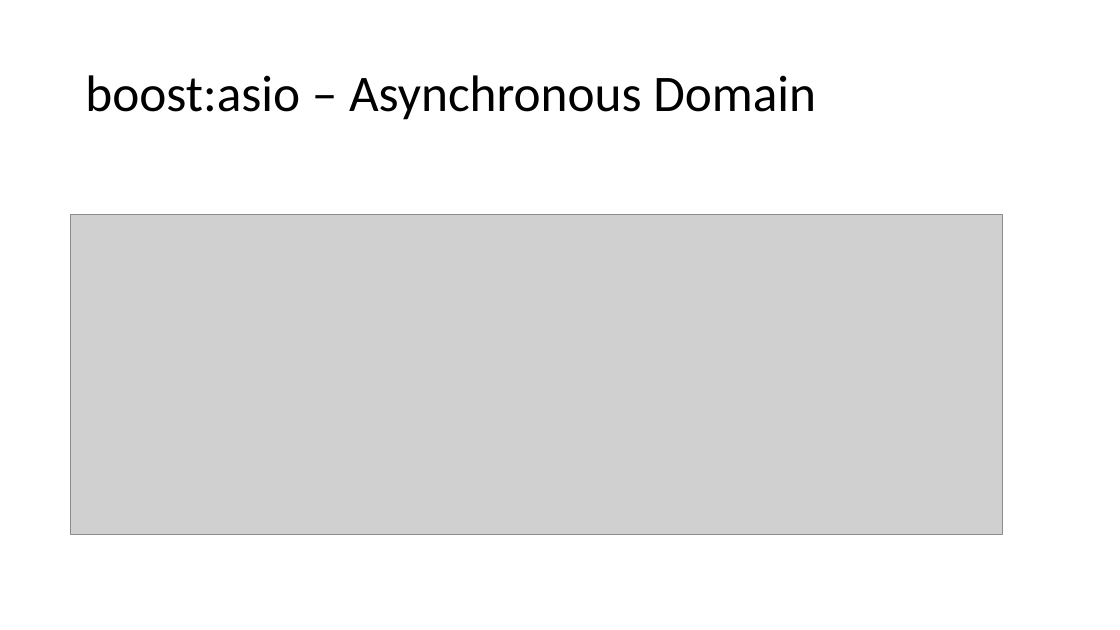
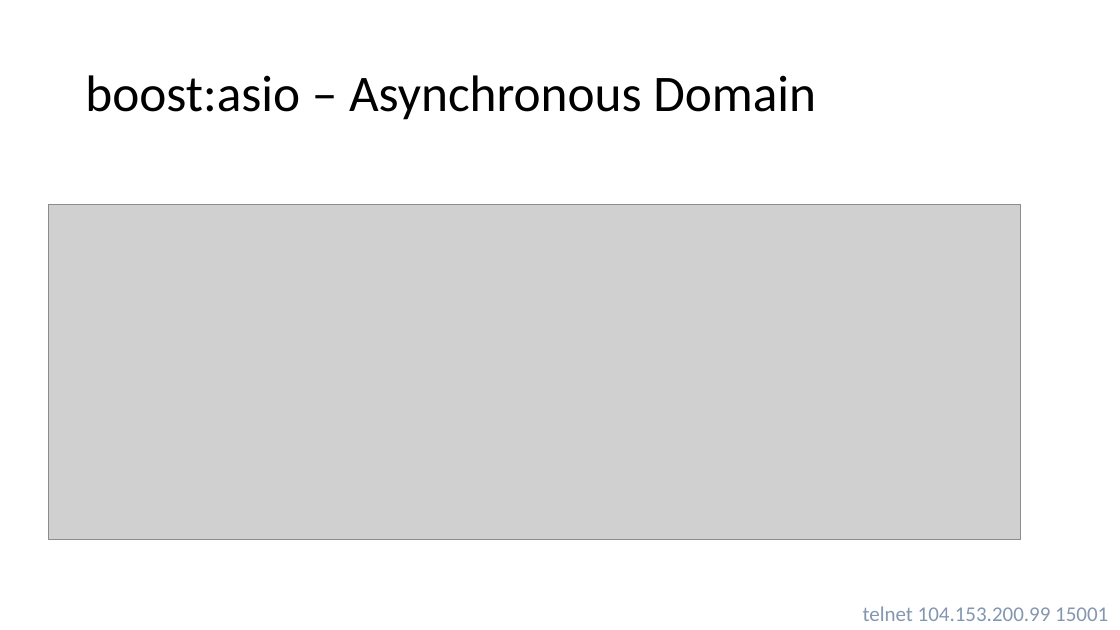
Before and after one commit to charleslucas/tbdmud, a slide deck: slide 3 of docs/TBDMud.pptx. Drawn at 1120x630 pixels with LibreOffice and Linux fonts; fonts in the diff are those of the drawing; grey boxes stand for pictures. Boxes give left, top, right and bottom in pixels: in the first picture for what was removed or moved away, otherwise in the second. Text is boxed around its words. In the diff, an @@ line names an element or a change of style, - is before the commit and + after.

```diff
--- a/docs/TBDMud.pptx
+++ b/docs/TBDMud.pptx
@@ picture: place and size @@
-picture at box(71, 214, 1002, 535)
+picture at box(49, 205, 1022, 539)
@@ text added at box(863, 606, 1108, 621), 18 pt, text #8497B0 @@
+telnet 104.153.200.99 15001
```
Also in this commit, not shown: 2 other slides changed, 1 slide added, 1 slide removed, 2 other files.
